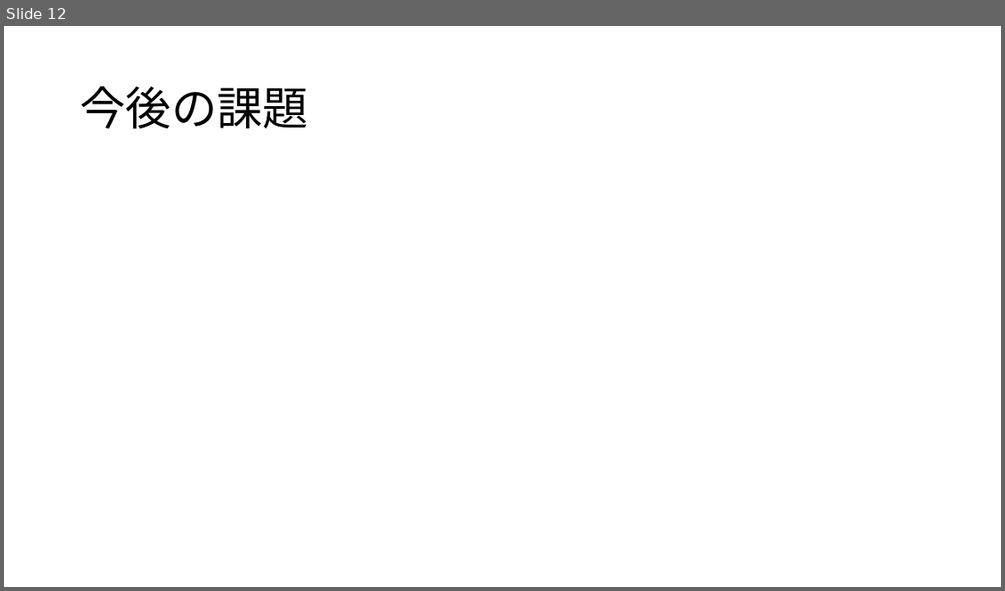
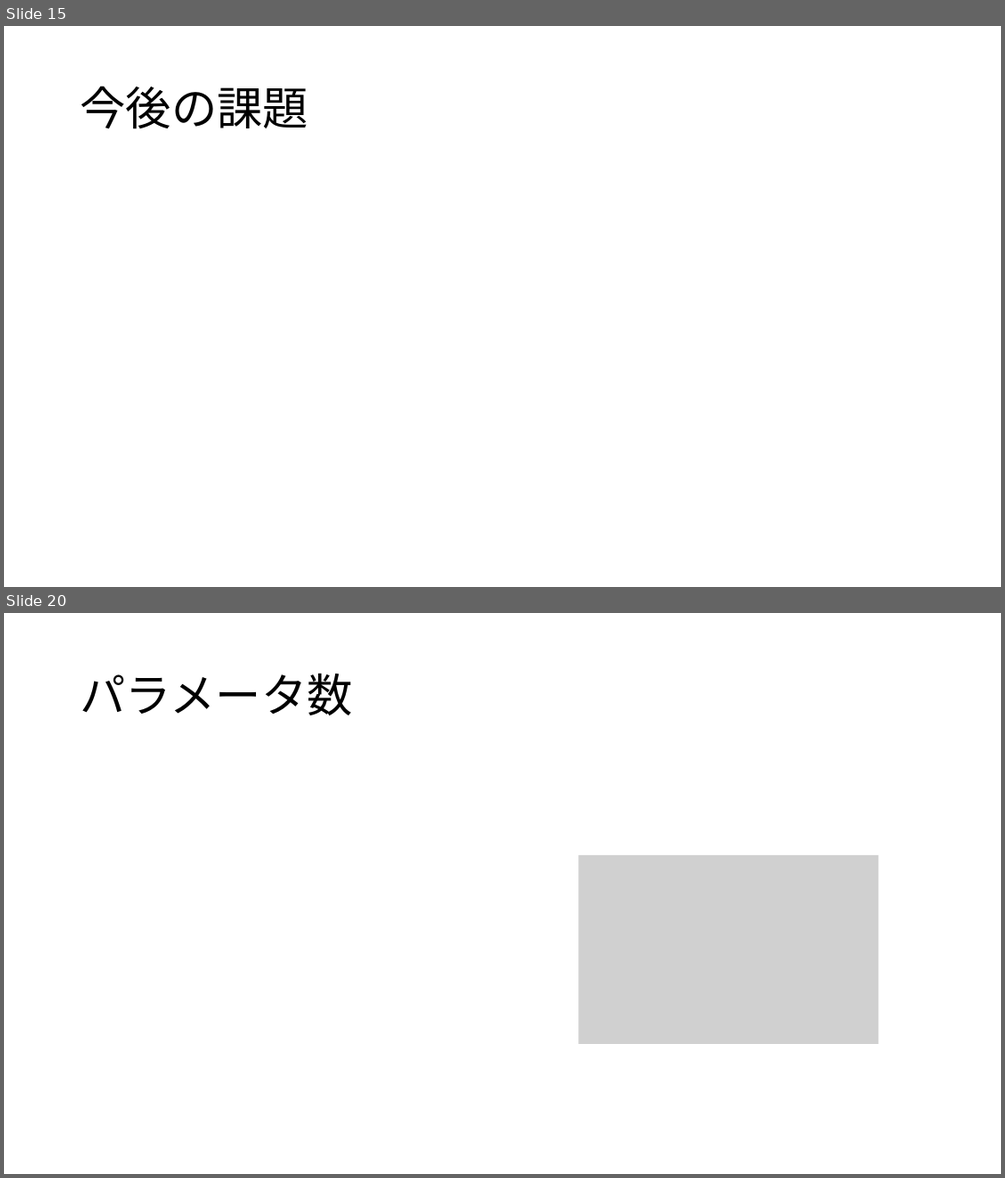
Before and after one commit to Mayu925/lab, a slide deck: chukan/発表スライド.pptx. Shown one above the other, each under a label of ours: slide 12 before the commit, slides 15 and 20 after it; the slides between them are not shown. The pictures are 1005x591 and 1005x1178 pixels, drawn with LibreOffice and Linux fonts; fonts in the diff are those of the drawing; grey boxes stand for pictures. Boxes give left, top, right and bottom in pixels: in the first picture for what was removed or moved away, otherwise in the second. Text is boxed around its words. In the diff, an @@ line names an element or a change of style, - is before the commit and + after.

```diff
--- a/chukan/発表スライド.pptx
+++ b/chukan/発表スライド.pptx
@@ slide 20 added at (4,613,1001,1174), background #FFFFFF @@
@@ title added at (80,673,352,715), 44 pt, text #000000 @@
+パラメータ数
@@ picture added at (578,855,878,1044) @@
@@ what was slide 12 is now slide 15 @@
```
Also in this commit, not shown: 7 other slides changed, 15 other slides added, 4 slides removed, 2 other files.
